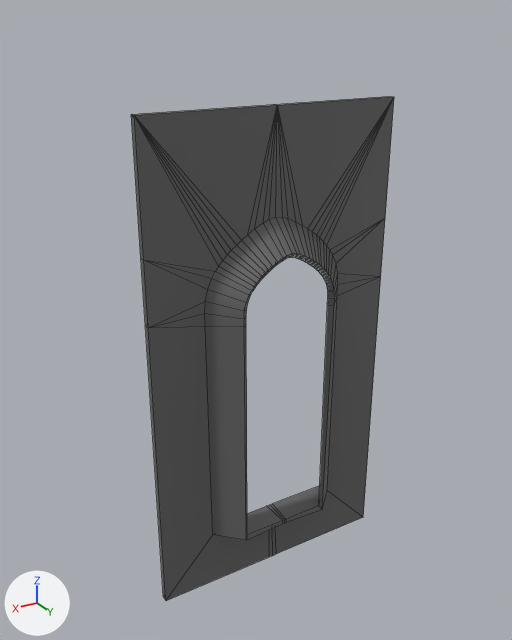
One commit to the FBX model UE/Geometry/Blockout/Window_Wall_Blockout_01.fbx: the scene before it, then after it.
Rendered twice from a camera (50 mm lens) standing at (5.22, 7.81, 8.58) and looking at (0.26, -0.47, 4.45). Every picture has the same lights, and +X, +Y and +Z are marked at lower left. Mesh edges are drawn as thin lines.

Script lines for the objects in view, before the commit:
```python
me_plane_013 = bpy.data.meshes.new('Plane.013')
me_plane_013.from_pydata(...)  # 176 vertices, 202 faces; spans x -2.0..2.0, y -0.45..0.07, z 0.0..7.5
me_plane_013.materials.append(mat_windowwall)  # dark grey #656565
ob_window_wall_blockout_01 = bpy.data.objects.new('Window_Wall_Blockout_01', me_plane_013)
ob_window_wall_blockout_01.location = (0.0, 0.0, 0.0)
```
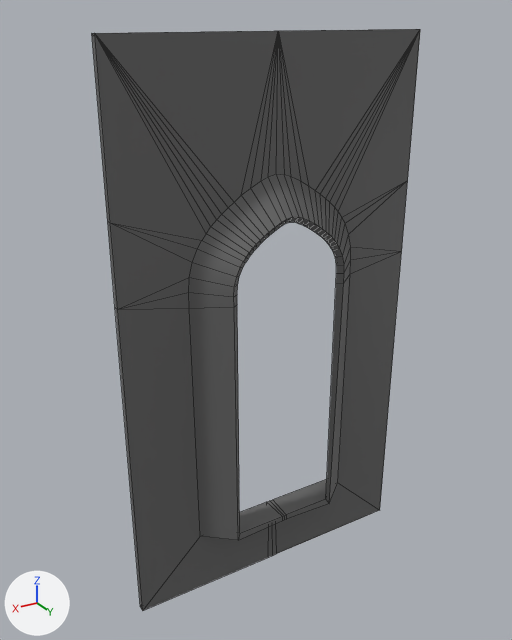
What the commit changed:
me_plane_013 has 176 vertices, 202 faces and spans x -2.0..2.0, y -0.45..0.07, z 0.0..7.5.
me_plane_013 is used by ob_window_wall_blockout_01; location (0.0, 0.0, 0.0).
me_plane_013 part 1: all 146 vertices in x -2.0..2.0, y -0.45..0.07, z 4.58..7.5 are moved by (0.0, 0.0, -0.5).
me_plane_013 part 2: all 20 vertices in x -1.13..1.13, y -0.45..0.04, z 0.94..1.01 are moved by (0.0, 0.0, -0.1).
Object 'Window_Wall_Blockout_01' (ob_window_wall_blockout_01) is rescaled from (1.0, 1.0, 1.0) to (1.2, 1.0, 1.2).

Changed parts and their boxes (x1, y1, x2, y2) in the pictures (512 x 640 px; the box of a moved part takes in the faces that stretch with it):
'Window_Wall_Blockout_01', reshaped, rescaled (25% wider, 15% taller)
    before: (131, 96, 394, 601)
    after: (92, 29, 420, 611)
part 1 of me_plane_013, moved or reshaped
    before: (131, 96, 394, 600)
    after: (92, 29, 420, 611)
part 2 of me_plane_013, moved or reshaped
    before: (148, 276, 381, 601)
    after: (118, 251, 402, 610)
